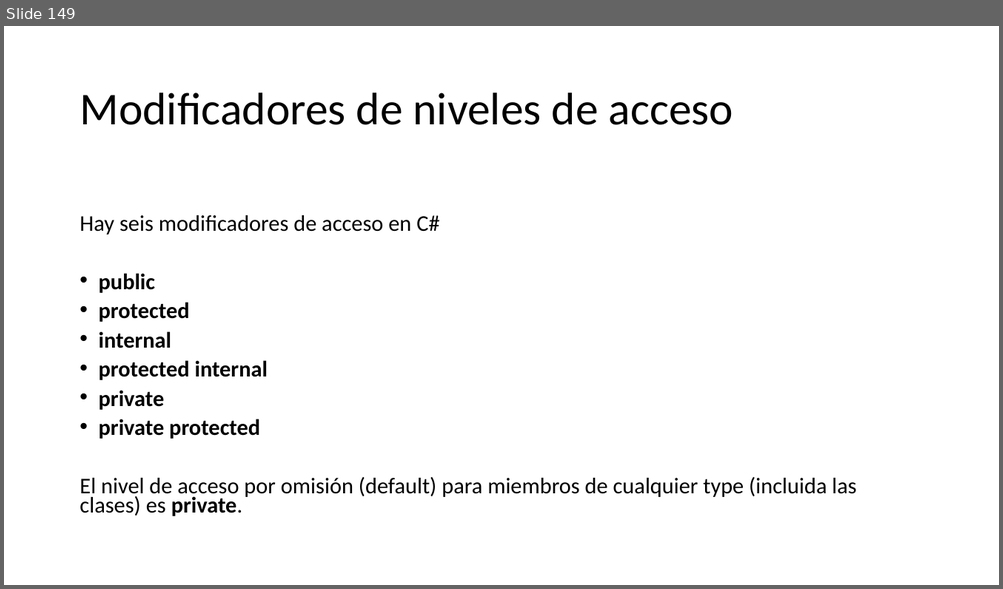
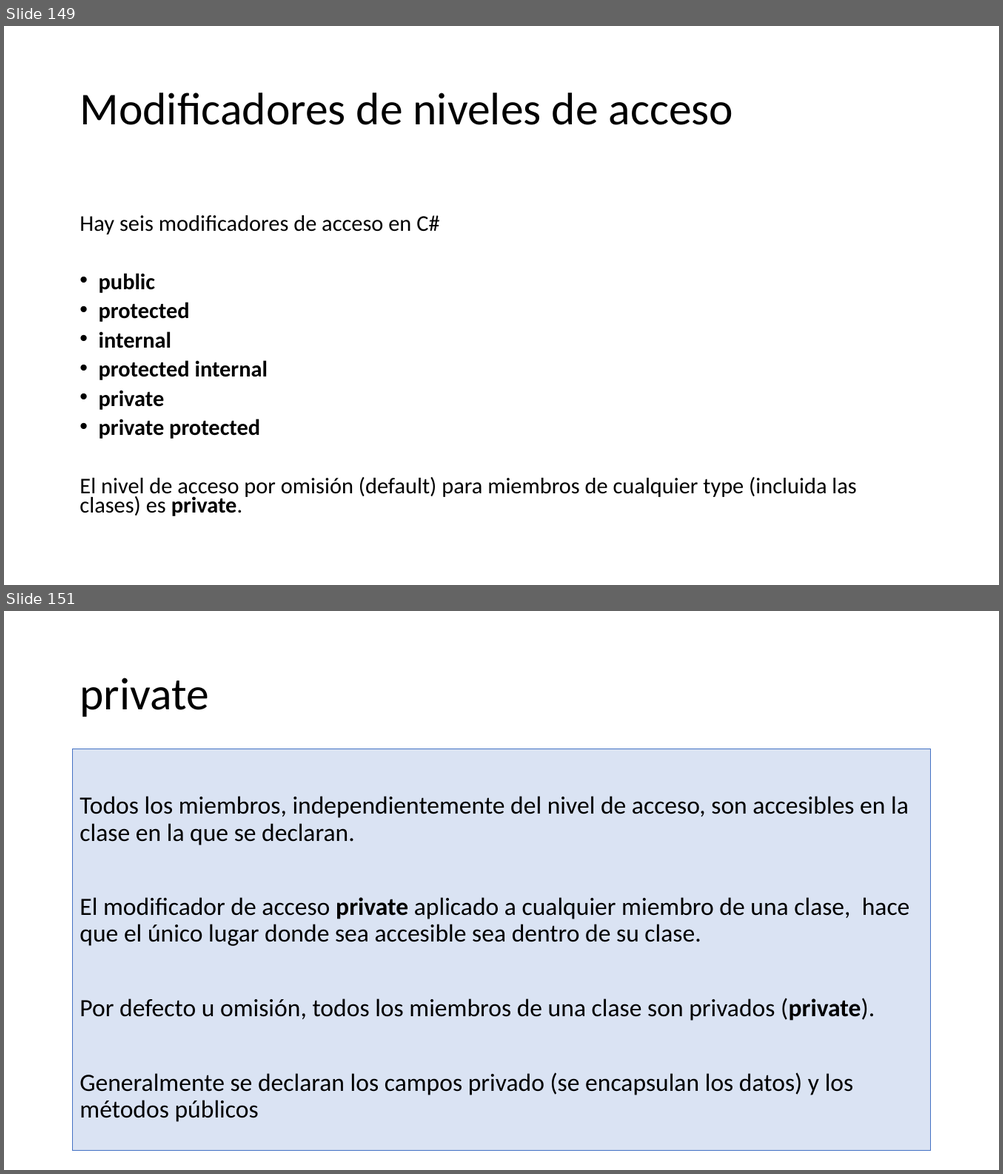
Before and after one commit to AlbertOsinaga/CursoCSharp__8, a slide deck: CSharpQuickReferencia.pptx. Shown one above the other, each under a label of ours: slide 149 before the commit, slides 149 and 151 after it; the slides between them are not shown. The pictures are 1003x589 and 1003x1174 pixels, drawn with LibreOffice and Linux fonts; fonts in the diff are those of the drawing. Boxes give left, top, right and bottom in pixels: in the first picture for what was removed or moved away, otherwise in the second. Text is boxed around its words. In the diff, an @@ line names an element or a change of style, - is before the commit and + after.

```diff
--- a/CSharpQuickReferencia.pptx
+++ b/CSharpQuickReferencia.pptx
@@ slide 151 added at <box>4,611,999,1170</box>, background #FFFFFF @@
@@ title added at <box>79,678,208,717</box>, 44 pt, text #000000 @@
+private
@@ text added at <box>73,749,930,1151</box>, fill #DAE3F3, outline #4472C4 0.75 pt, 24 pt, text #000000 @@
+Todos los miembros, independientemente del nivel de acceso, son accesibles en la clase en la que se declaran.
+El modificador de acceso private aplicado a cualquier miembro de una clase, hace que el único lugar donde sea accesible sea dentro de su clase.
+Por defecto u omisión, todos los miembros de una clase son privados (private).
+Generalmente se declaran los campos privado (se encapsulan los datos) y los métodos públicos
```
Also in this commit, not shown: 1 slide changed, 10 other slides added.
